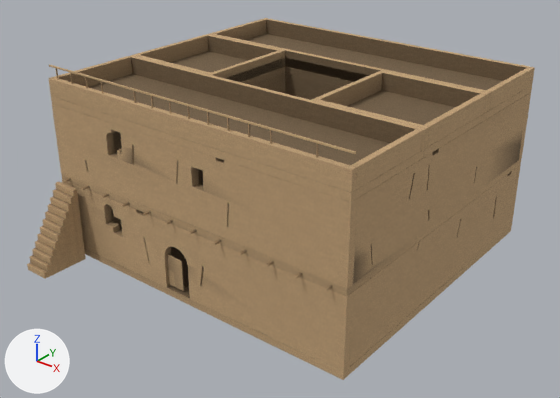
The glTF model assets/models/kit/riad_26.glb, before and after one commit.
One viewpoint serves both versions: a camera (50 mm lens) standing at (23.5, -30.8, 21.3) and looking at (0.6, -2.1, 3.5). Every picture has the same lights, and +X, +Y and +Z are marked at lower left. The older version comes first. Vertices at exactly the same position are counted once.

The first picture shows 'riad'.
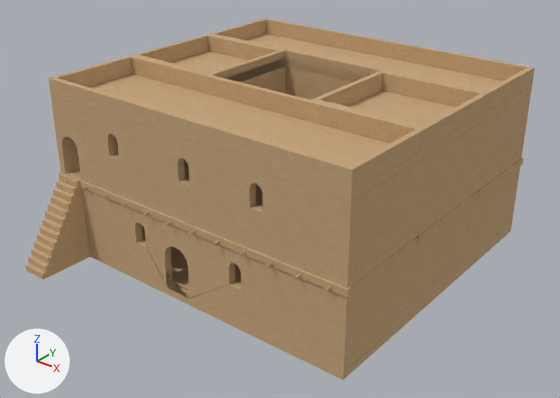
What differs and where, as boxes [x1, y1, x2, y2] in the pictures (560 x 398 px; the box of a moved part takes in the faces that stretch with it):
```json
{"object": "riad", "change": "recoloured, reshaped", "before": [27, 18, 535, 380], "after": [25, 18, 535, 380], "on screen": "lighter"}
{"part": 1, "of": "me_cube", "change": "moved or reshaped", "before": [49, 64, 356, 154], "on screen": "not visible afterwards"}
{"part": 2, "of": "me_cube", "change": "deleted", "before": [56, 69, 319, 291]}
{"part": 3, "of": "me_cube", "change": "moved or reshaped", "before": [27, 74, 531, 372], "after": [25, 92, 531, 373]}
{"part": 4, "of": "me_cube", "change": "surface changed", "before": [40, 18, 529, 342], "after": [40, 18, 529, 342]}
```

Scene script edits in JSON lines:
```json
{"op": "remove", "block": "mat_adobe", "code": "n2 = _N.new('ShaderNodeMix'); n2.name = 'Mix'"}
{"op": "remove", "block": "mat_adobe", "code": "n2.data_type = 'RGBA'"}
{"op": "remove", "block": "mat_adobe", "code": "n2.blend_type = 'MULTIPLY'"}
{"op": "remove", "block": "mat_adobe", "code": "n2.inputs[0].default_value = 1.0  # 'Factor'"}
{"op": "remove", "block": "mat_adobe", "code": "n3 = _N.new('ShaderNodeVertexColor'); n3.name = 'Color Attribute'"}
{"block": "mat_adobe", "where": "n0 = _N.new('ShaderNodeBsdfPrincipled'); n0.name = 'Principled BSDF'"}
{"block": "mat_adobe", "where": "n4 = _N.new('ShaderNodeTexImage'); n4.name = 'Image Texture'"}
{"op": "remove", "block": "mat_adobe", "code": "_L.new(n2.outputs[2], n0.inputs[0])  # 'Result' to 'Base Color'"}
{"op": "remove", "block": "mat_adobe", "code": "_L.new(n3.outputs[0], n2.inputs[7])  # 'Color' to 'B'"}
{"op": "remove", "block": "mat_adobe", "code": "_L.new(n4.outputs[0], n2.inputs[6])  # 'Color' to 'A'"}
{"op": "add", "block": "mat_adobe", "code": "_L.new(n4.outputs[0], n0.inputs[0])  # 'Color' to 'Base Color'"}
{"block": "me_cube", "where": "# used by ob_riad; location = (0.0, 0.0, 0.0)"}
{"op": "remove", "block": "me_cube", "code": "me_cube.from_pydata(...)  # 17671 vertices, 35089 faces; spans x -9.2..9.2, y -11.5..8.6, z 0.0..10.4"}
{"op": "add", "block": "me_cube", "code": "me_cube.from_pydata(...)  # 14365 vertices, 28462 faces; spans x -9.2..9.2, y -11.6..8.6, z 0.0..9.7"}
{"block": "me_cube", "change": "me_cube part 1: the loose piece of 56 vertices spanning x -9.2..9.2, y -8.4, z 10.3..10.4 is scaled about its middle by (0.0479, 7.65, 1.57), then moved by (-4.6, 16.7, -6.9)"}
{"block": "me_cube", "change": "me_cube part 2: 19 loose pieces with 1716 vertices, spanning x -8.6..8.9, y -8.4..4.4, z 0.5..10.3, are deleted"}
{"block": "me_cube", "change": "me_cube part 3: 227 vertices moved within x -9.2..9.2, y -11.3..8.6, z 0.0..8.4; 3750 vertices removed from x -9.2..9.2, y -11.5..8.6, z 0.0..8.4; 2104 vertices added at x -9.2..9.2, y -11.6..8.6, z 0.0..8.4"}
{"block": "me_cube", "change": "me_cube part 4: 17189 kept faces spanning x -9.2..9.2, y -10.6..8.5, z 0.0..9.7 get new texture (UV) coordinates"}
{"block": "me_cube", "change": "other edits to the shape of me_cube do not show in these pictures"}
```
